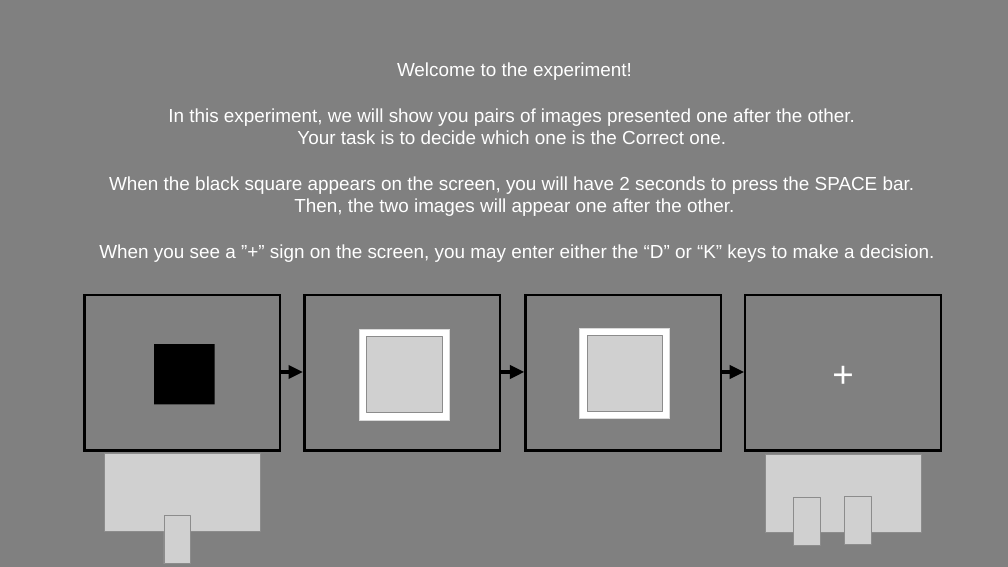
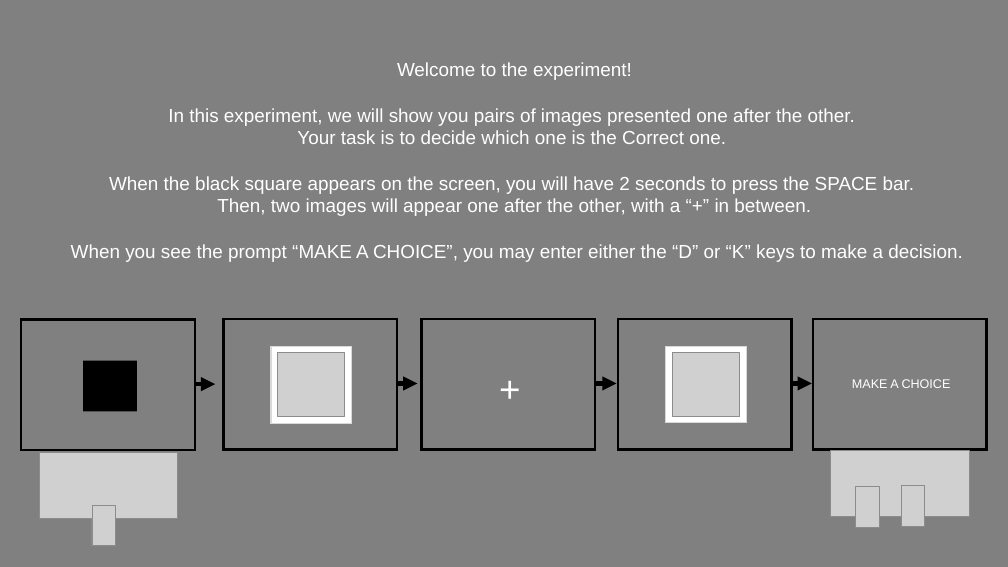
Before and after one commit to NatalieBiderman/transitive_inference, a slide deck: slide 3 of Task/Stimuli/Instructions/Instructions.pptx (slide 6 before the commit). Drawn at 1008x567 pixels with LibreOffice and Linux fonts; fonts in the diff are those of the drawing; grey boxes stand for pictures. Boxes give left, top, right and bottom in pixels: in the first picture for what was removed or moved away, otherwise in the second. Text is boxed around its words. In the diff, an @@ line names an element or a change of style, - is before the commit and + after.

```diff
--- a/Task/Stimuli/Instructions/Instructions.pptx
+++ b/Task/Stimuli/Instructions/Instructions.pptx
@@ text at (x1=71, y1=198, x2=963, y2=262): text changed @@
-Then, the two images will appear one after the other.
-When you see a ”+” sign on the screen, you may enter either the “D” or “K” keys to make a decision.
+Then, two images will appear one after the other, with a “+” in between.
+When you see the prompt “MAKE A CHOICE”, you may enter either the “D” or “K” keys to make a decision.
@@ rectangle resized from (x1=85, y1=295, x2=281, y2=451) to (x1=21, y1=320, x2=195, y2=451) @@
@@ rectangle resized from (x1=305, y1=295, x2=501, y2=451) to (x1=224, y1=319, x2=398, y2=450) @@
@@ rectangle added at (x1=422, y1=319, x2=596, y2=450), fill #808080, outline #000000 2.25 pt @@
@@ rectangle resized from (x1=526, y1=295, x2=721, y2=451) to (x1=618, y1=319, x2=792, y2=450) @@
@@ rectangle resized from (x1=746, y1=295, x2=941, y2=451) to (x1=813, y1=319, x2=987, y2=450) @@
@@ rectangle resized from (x1=359, y1=330, x2=450, y2=420) to (x1=271, y1=347, x2=352, y2=423) @@
@@ picture resized from (x1=367, y1=337, x2=442, y2=412) to (x1=278, y1=353, x2=345, y2=417) @@
@@ rectangle resized from (x1=579, y1=328, x2=670, y2=419) to (x1=666, y1=346, x2=747, y2=423) @@
@@ picture resized from (x1=588, y1=336, x2=663, y2=411) to (x1=673, y1=353, x2=740, y2=417) @@
@@ rectangle resized from (x1=154, y1=344, x2=215, y2=405) to (x1=83, y1=361, x2=137, y2=411) @@
@@ arrow moved from (280, 372) - (302, 372) to (195, 384) - (216, 384) @@
@@ arrow added from (397, 383) to (417, 383), #000000 4.5 pt @@
@@ text "+" rewrapped from (x1=813, y1=347, x2=873, y2=399) to (x1=483, y1=362, x2=537, y2=406) @@
@@ arrow moved from (501, 372) - (524, 372) to (597, 383) - (617, 383) @@
@@ arrow moved from (721, 372) - (744, 372) to (792, 383) - (812, 383) @@
@@ text added at (x1=852, y1=379, x2=951, y2=388), 12 pt, text #FFFFFF @@
+MAKE A CHOICE
@@ picture resized from (x1=104, y1=454, x2=260, y2=532) to (x1=39, y1=453, x2=178, y2=519) @@
@@ picture resized from (x1=765, y1=454, x2=921, y2=532) to (x1=831, y1=451, x2=969, y2=516) @@
@@ picture resized from (x1=164, y1=516, x2=191, y2=563) to (x1=92, y1=505, x2=116, y2=545) @@
@@ picture resized from (x1=845, y1=496, x2=871, y2=544) to (x1=856, y1=487, x2=879, y2=528) @@
@@ picture resized from (x1=794, y1=498, x2=820, y2=546) to (x1=901, y1=486, x2=925, y2=526) @@
```
Also in this commit, not shown: 2 other slides changed, 4 other files.
